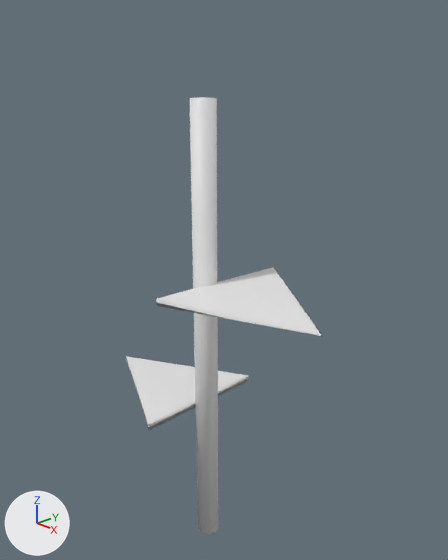
An edit to the Blender file Projeto fazenda/Assets/pe_de_milho.blend, drawn before and after from the same camera.
One viewpoint serves both versions: a camera (50 mm lens) standing at (1.81, -1.61, 2.19) and looking at (0.01, 0.1, 1.24). The lights are fixed; the arrows at lower left show +X, +Y and +Z.
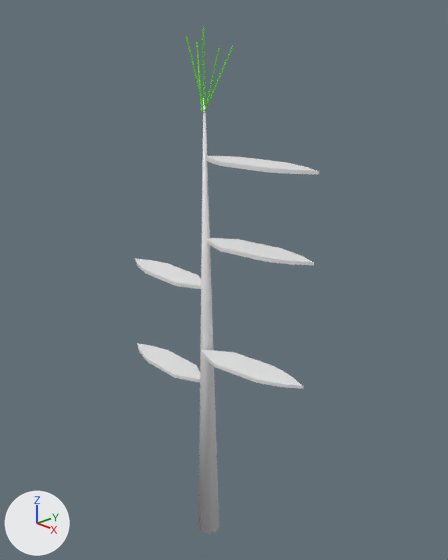
Commit message: pe de milho modelado

Patch to the scene script:
```diff
--- a/Projeto fazenda/Assets/pe_de_milho.blend.py
+++ b/Projeto fazenda/Assets/pe_de_milho.blend.py
@@ me_cylinder @@
-me_cylinder.from_pydata(...)  # 32 vertices, 18 faces; spans x -0.05..0.05, y -0.05..0.05, z -1.01..1.01
+me_cylinder.from_pydata(...)  # 68 vertices, 36 faces; spans x 0.0, y 0.0, z -0.1..0.1
+# me_cylinder part 1: 32 vertices removed from x -0.05..0.05, y -0.05..0.05, z -1.01..1.01
+# me_cylinder part 2: the surface is now shaded flat
+me_cylinder.materials.append(mat_material_002)  # green #5ae700
@@ me_cube_003 @@
 # used by ob_cube_001; location = (0.339, 0.0, 1.246); rotation_euler = (0.0, 0.0, -3.253), in degrees (0, 0, -186); scale = (0.301, 0.301, 0.0157)
-me_cube_003.from_pydata(...)  # 8 vertices, 6 faces; spans x -1.0..1.0, y -1.0..1.0, z -1.0..1.0
+me_cube_003.from_pydata(...)  # 28 vertices, 26 faces; spans x -0.25..0.25, y -0.06..0.06, z -0.25..0.25
+# me_cube_003 part 3: the whole mesh is rebuilt
+# me_cube_003 part 4: the surface is now shaded flat
@@ ob_cylinder @@
 ob_cylinder = bpy.data.objects.new('Cylinder', me_cylinder)
-ob_cylinder.location = (-0.001, -0.004, 0.986)
+ob_cylinder.location = (0.0, 0.0, 2.12)
+ob_cylinder.scale = (0.642, 0.649, 1.29)
@@ ob_cube @@
 ob_cube = bpy.data.objects.new('Cube', me_cube_002)
-ob_cube.location = (-0.339, 0.0, 0.667)
+ob_cube.location = (-0.339, 0.0, 0.404)
 ob_cube.scale = (0.301, 0.301, 0.0157)
+ob_cube.hide_set(True)
@@ ob_cube_001 @@
 ob_cube_001 = bpy.data.objects.new('Cube.001', me_cube_003)
-ob_cube_001.location = (0.339, 0.0, 1.246)
-ob_cube_001.rotation_euler = (0.0, 0.0, -3.253)  # degrees (0, 0, -186)
-ob_cube_001.scale = (0.301, 0.301, 0.0157)
+ob_cube_001.location = (0.244, 0.044, 1.442)
+ob_cube_001.rotation_euler = (0.0, 0.0, 3.316)  # degrees (0, 0, 190)
+ob_cube_001.scale = (1.0, 1.0, 0.032)
@@ ob_cylinder_005 @@
+ob_cylinder_005 = bpy.data.objects.new('Cylinder.005', me_cylinder_001)  # 68 vertices, 36 faces; spans x -0.004..0.004, y -0.004..0.004, z -0.1..0.1; in mat_material_001 (green #5ae700)
+ob_cylinder_005.location = (0.041, 0.035, 2.063)
+ob_cylinder_005.rotation_euler = (0.0, 0.425, 0.768)  # degrees (0, 24, 44)
+ob_cylinder_005.scale = (0.642, 0.649, 1.29)
@@ ob_cube_005 @@
+ob_cube_005 = bpy.data.objects.new('Cube.005', me_cube_010)  # 28 vertices, 26 faces; spans x -0.25..0.247, y -0.065..0.065, z -0.25..0.25
+ob_cube_005.location = (0.244, 0.044, 1.773)
+ob_cube_005.rotation_euler = (0.0, 0.0, 3.316)  # degrees (0, 0, 190)
+ob_cube_005.scale = (1.0, 1.0, 0.032)
@@ ob_cube_002 @@
+ob_cube_002 = bpy.data.objects.new('Cube.002', me_cube_010.copy())
+ob_cube_002.location = (-0.256, 0.0, 1.231)
+ob_cube_002.scale = (1.0, 1.0, 0.032)
@@ ob_cube_004 @@
+ob_cube_004 = bpy.data.objects.new('Cube.004', me_cube_010.copy())
+ob_cube_004.location = (0.259, 0.0, 0.954)
+ob_cube_004.rotation_euler = (0.0, 0.0, 3.316)  # degrees (0, 0, 190)
+ob_cube_004.scale = (1.0, 1.0, 0.032)
@@ ob_cube_003 @@
+ob_cube_003 = bpy.data.objects.new('Cube.003', me_cube_010.copy())
+ob_cube_003.location = (-0.276, 0.0, 0.776)
+ob_cube_003.scale = (1.0, 1.0, 0.032)
@@ ob_cylinder_004 @@
+ob_cylinder_004 = bpy.data.objects.new('Cylinder.004', me_cylinder_011)  # 68 vertices, 36 faces; spans x -0.004..0.004, y -0.004..0.004, z -0.1..0.1; in mat_material_006 (green #5ae700)
+ob_cylinder_004.location = (0.042, 0.0, 2.056)
+ob_cylinder_004.rotation_euler = (0.0, 0.338, 0.0)  # degrees (0, 19, 0)
+ob_cylinder_004.scale = (0.642, 0.649, 1.29)
@@ ob_cylinder_003 @@
+ob_cylinder_003 = bpy.data.objects.new('Cylinder.003', me_cylinder_010)  # 68 vertices, 36 faces; spans x -0.004..0.004, y -0.004..0.004, z -0.1..0.1; in mat_material_005 (green #5ae700)
+ob_cylinder_003.location = (-0.037, 0.01, 2.072)
+ob_cylinder_003.rotation_euler = (0.0, -0.338, -0.541)  # degrees (0, -19, -31)
+ob_cylinder_003.scale = (0.642, 0.649, 1.29)
@@ ob_cylinder_002 @@
+ob_cylinder_002 = bpy.data.objects.new('Cylinder.002', me_cylinder_009)  # 68 vertices, 36 faces; spans x -0.004..0.004, y -0.004..0.004, z -0.1..0.1; in mat_material_004 (green #5ae700)
+ob_cylinder_002.location = (0.026, -0.023, 2.088)
+ob_cylinder_002.rotation_euler = (0.192, 0.192, 0.0)  # degrees (11, 11, 0)
+ob_cylinder_002.scale = (0.642, 0.649, 1.29)
@@ ob_cylinder_001 @@
+ob_cylinder_001 = bpy.data.objects.new('Cylinder.001', me_cylinder_008)  # 68 vertices, 36 faces; spans x -0.004..0.004, y -0.004..0.004, z -0.1..0.1; in mat_material_003 (green #5ae700)
+ob_cylinder_001.location = (-0.026, -0.02, 2.088)
+ob_cylinder_001.rotation_euler = (0.157, -0.192, 0.0)  # degrees (9, -11, 0)
+ob_cylinder_001.scale = (0.642, 0.649, 1.29)
@@ ob_caule @@
+ob_caule = bpy.data.objects.new('caule', me_cylinder_1)  # a 16-sided cone pointing to +z spanning x -0.05..0.05, y -0.05..0.05, z -1.01..1.01
+ob_caule.location = (0.0, 0.0, 0.986)
```

Where the change shows, as pixel boxes [x1, y1, x2, y2] in the pictures (448 x 560 px):
'Cylinder', reshaped, moved, rescaled: before [190, 97, 218, 534]; after [203, 26, 205, 94]
'Cube.001', reshaped, moved, turned, rescaled: before [156, 268, 323, 336]; after [206, 238, 314, 266]
'caule', added: after [199, 98, 219, 534]
'Cube', hidden: before [125, 356, 248, 430]
'Cube.004', added: after [201, 350, 303, 389]
'Cube.003', added: after [137, 343, 200, 383]
'Cube.005', added: after [205, 156, 319, 174]
'Cube.002', added: after [135, 258, 201, 289]
'Cylinder.001', added: after [186, 36, 203, 104]
'Cylinder.002', added: after [202, 36, 206, 107]
'Cylinder.005', added: after [204, 45, 233, 112]
'Cylinder.004', added: after [205, 47, 220, 113]
'Cylinder.003', added: after [196, 42, 203, 111]
part 1 of me_cylinder, deleted: before [190, 97, 218, 534]
part 3 of me_cube_003, built on: before [156, 268, 323, 336]; after [206, 238, 314, 266]
